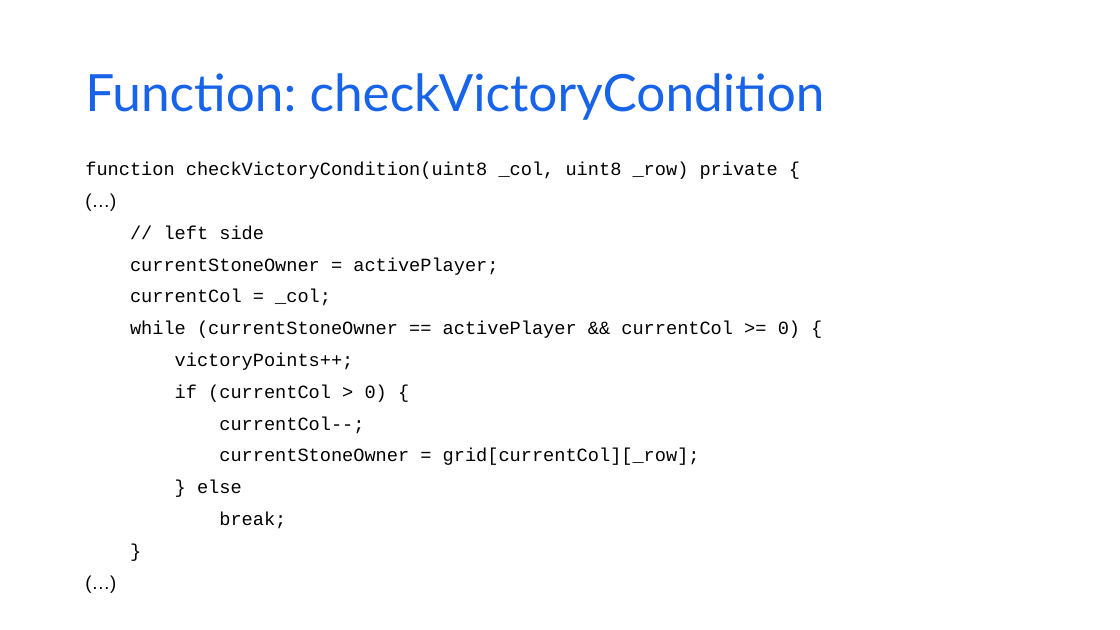
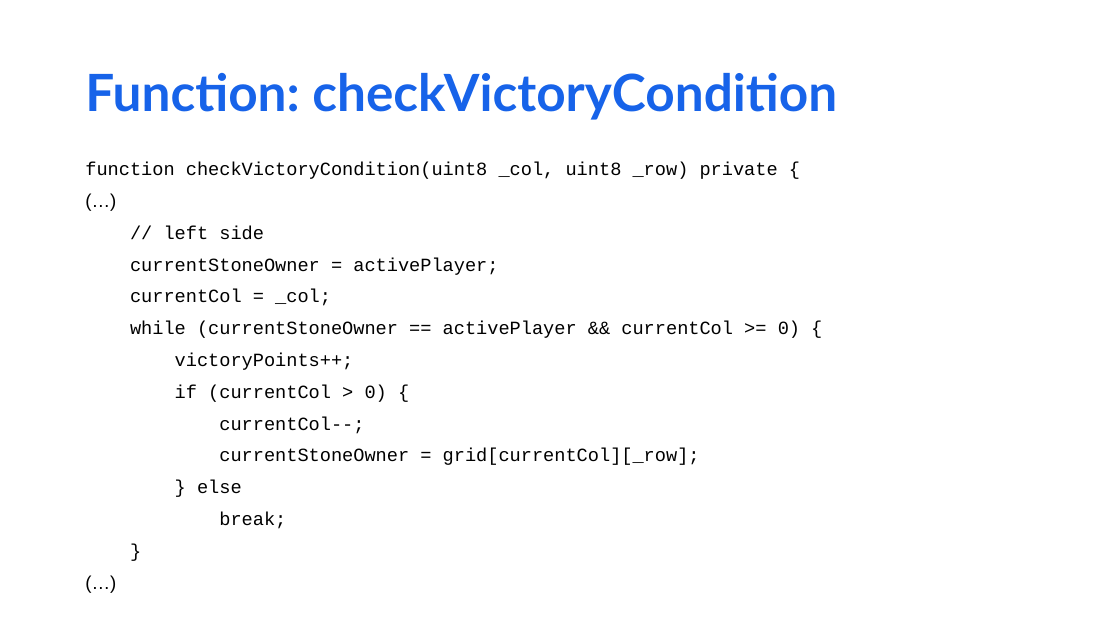
Before and after one commit to matnad/vierGewinntSC, a slide deck: slide 10 of presentation/nice fonts_migo.pptx. Drawn at 1120x630 pixels with LibreOffice and Linux fonts; fonts in the diff are those of the drawing; background and template pictures are left out. Boxes give left, top, right and bottom in pixels: in the first picture for what was removed or moved away, otherwise in the second. Text is boxed around its words. In the diff, an @@ line names an element or a change of style, - is before the commit and + after.

```diff
--- a/presentation/nice fonts_migo.pptx
+++ b/presentation/nice fonts_migo.pptx
@@ title "Function: checkVictoryCondition" at (85, 73, 837, 120): bold on @@
```
Also in this commit, not shown: 1 slide added.
